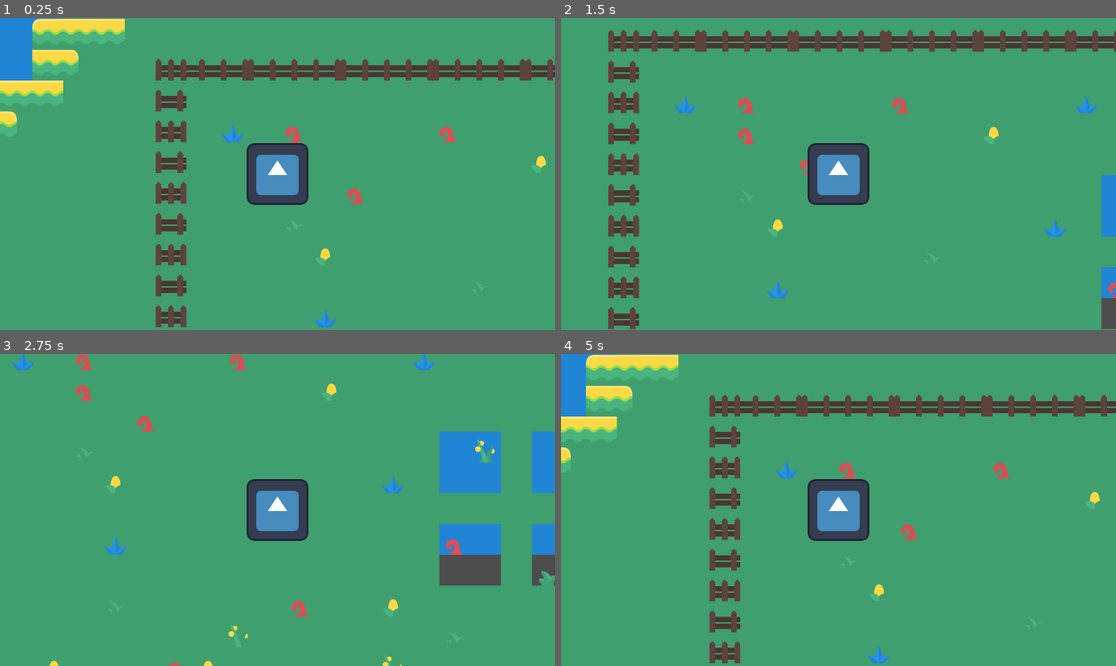
Above: before the commit, frames 1-4 (two rows, left to right).
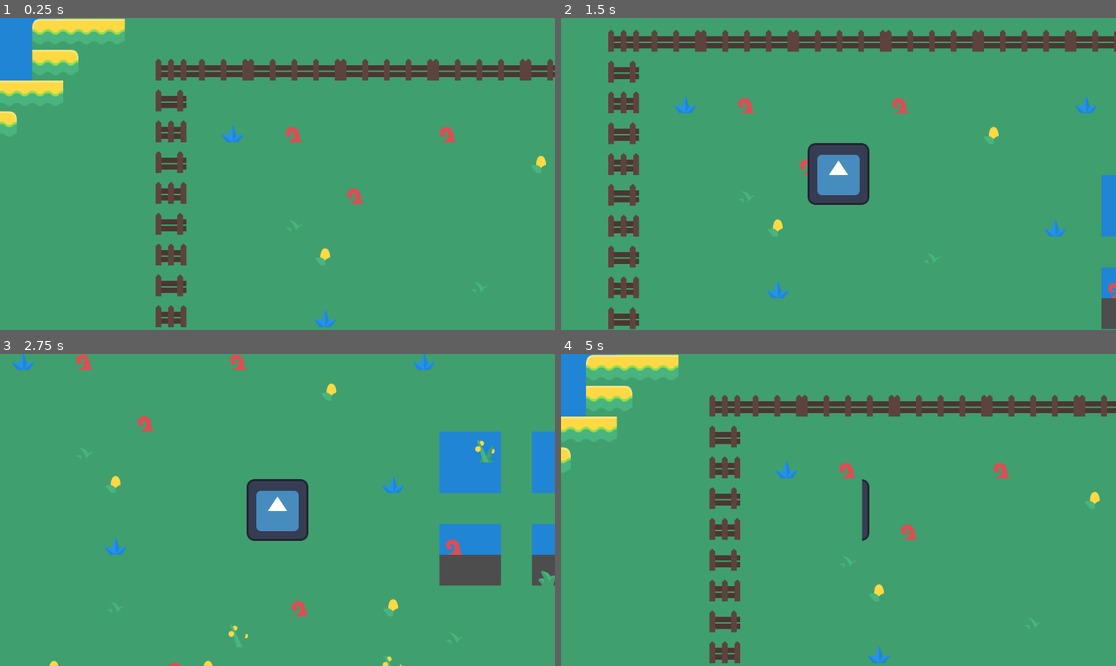
Above: after the commit, the same moments.

Repository: ilikeRocks0/FarmerJoe
Game: Godot game, scene res://main.tscn
The game is run twice, just before and just after one commit, with the same random seed, the same clock (stepped at 60 frames per second) and the same inputs. The engine's default icon, where the game draws it, is replaced by a stand-in: a white triangle on a blue panel in a dark square.
Inputs:
- Up to frame 1 (0.25 s): no input
- Up to frame 2 (1.5 s): tap Enter at 0.5 s; hold Right (ui_right) 0.53-1.28 s; hold Down (ui_down) from 1.28 s (still down)
- Up to frame 3 (2.75 s): release Down (ui_down) at 2.03 s; hold Right (ui_right) from 2.03 s (still down)
- Up to frame 4 (5 s): release Right (ui_right) at 2.78 s; hold Up (ui_up) 2.78-3.53 s; hold Left (ui_left) from 3.53 s (still down)

The runs differ from the first frame. In frame 1, 2.2% of the frame differs, in the area x 44-56%, y 40-60%; in frame 2, 0.1%; in frame 3, less than 0.1%; in frame 4, 1.9%.
Error before the commit: Parse Error: Expected ":" after function declaration. (res://plot_code/grass.gd:4)

Commit message:
emitting the plow function on soil changed the state

Diff:
--- a/plot_code/grass.gd
+++ b/plot_code/grass.gd
@@ -1,4 +1,8 @@
 extends Soil_State
 
+@export
+var plot_plowed: Soil_State
 
-func plow()
+
+func plow():
+	return plot_plowed
--- a/plot_code/state_machine.gd
+++ b/plot_code/state_machine.gd
@@ -24,7 +24,11 @@
 		change_state(new_state)
 
 func water():
-	current_state.water()
+	var new_state = current_state.water()
+	if new_state:
+		change_state(new_state)
 
 func plow():
-	current_state.plow()
+	var new_state = current_state.plow()
+	if new_state:
+		change_state(new_state)
--- a/soil.tscn
+++ b/soil.tscn
@@ -19,10 +19,10 @@
 script = ExtResource("12_n31cs")
 starting_state = NodePath("grass")
 
-[node name="grass" type="Node" parent="state_machine"]
+[node name="grass" type="Node" parent="state_machine" node_paths=PackedStringArray("plot_plowed")]
 script = ExtResource("4_86uxc")
+plot_plowed = NodePath("../plowed")
 picture = ExtResource("1_fofen")
-grow_amount = null
 
 [node name="plowed" type="Node" parent="state_machine"]
 script = ExtResource("5_80d4t")
